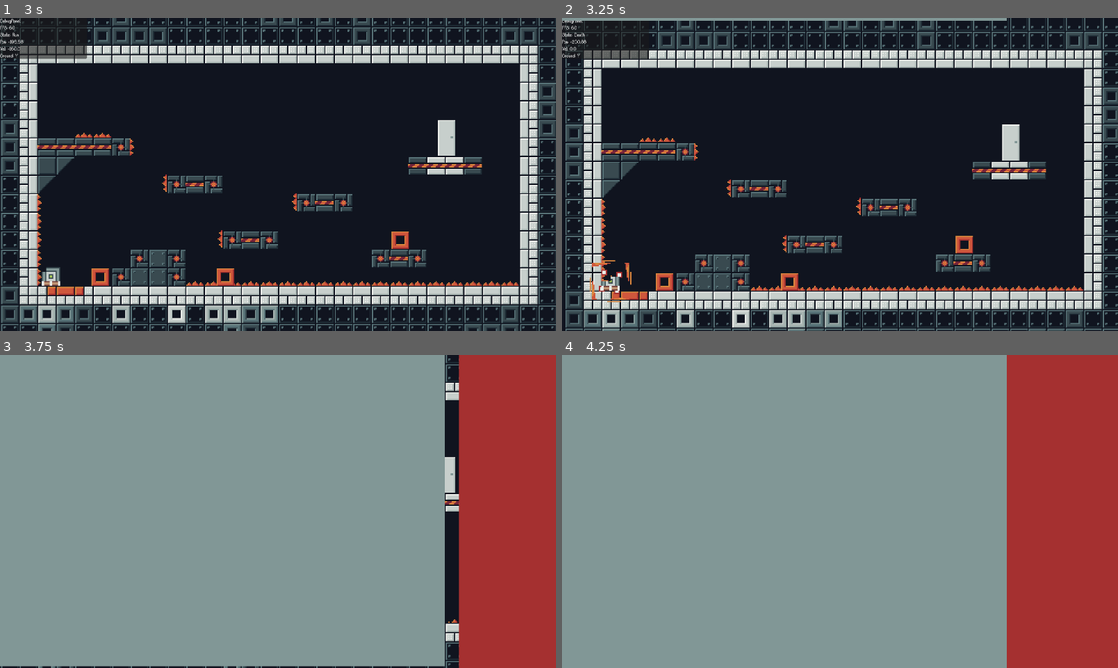
Above: before the commit, frames 1-4 (two rows, left to right).
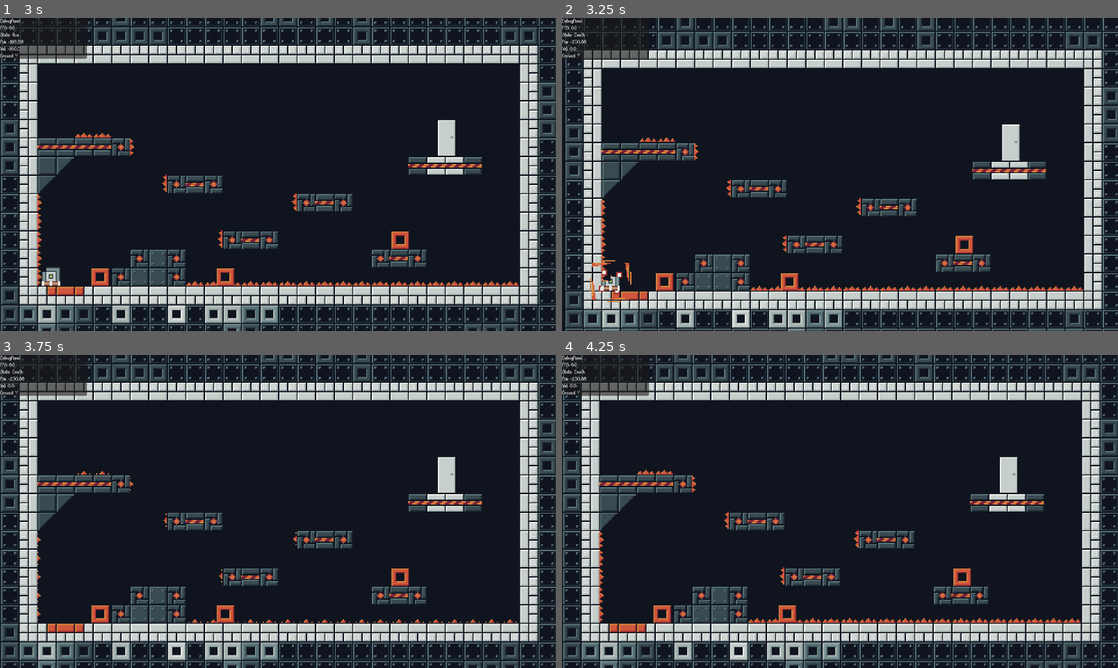
Above: after the commit, the same moments.

Repository: LeZellus/pistonprecision
Game: Godot game, scene res://scenes/worlds/MainScene.tscn
Two runs of this game, one before a commit and one after it. Both use one fixed random seed, a clock stepped at 60 frames per second and the inputs below.
Inputs:
- Up to frame 1 (3 s): click "Play" at 0.5 s; tap Enter (ui_accept) at 1.25 s; hold D (move_right) 1.28-2.78 s; tap Space (jump) at 1.52, 2.27 s; hold A (move_left) from 2.78 s (still down)
- Up to frame 2 (3.25 s): keep holding A (move_left)
- Up to frame 3 (3.75 s): release A (move_left) at 3.53 s; hold D (move_right) from 3.53 s (still down)
- Up to frame 4 (4.25 s): keep holding D (move_right); tap Space (jump) at 3.77 s

Frame 1 is identical in both runs. In frame 2, 0.7% of the frame differs, in the area x 0-80%, y 0-1%; in frame 3, 97%; in frame 4, 99%, in the area x 0-100%, y 0-100%.
Error after the commit: Invalid assignment of property or key 'visible' with value of type 'bool' on a base object of type 'null instance'. (res://scripts/managers/DeathTransitionMana…

Commit message:
transition improve

Diff:
--- a/project.godot
+++ b/project.godot
@@ -24,6 +24,7 @@
 ParticleManager="*res://scripts/managers/ParticleManager.gd"
 DebugManager="*res://scripts/managers/DebugManager.gd"
 SceneManager="*res://scripts/managers/SceneManager.gd"
+DeathTransitionManager="*res://scripts/managers/DeathTransitionManager.gd"
 
 [display]
 
--- a/scenes/ui/DeathTransitionManager.tscn
+++ b/scenes/ui/DeathTransitionManager.tscn
@@ -1,3 +1,29 @@
-[gd_scene format=3 uid="uid://dh0kjdyx1rdxi"]
+[gd_scene load_steps=3 format=3 uid="uid://dh0kjdyx1rdxi"]
+
+[ext_resource type="Texture2D" uid="uid://dinlvrewn057d" path="res://assets/sprites/transition/rock.png" id="1_uy727"]
+[ext_resource type="Texture2D" uid="uid://3qi11v6ifgy0" path="res://assets/sprites/transition/piston.png" id="2_n6i46"]
 
 [node name="CanvasLayer" type="CanvasLayer"]
+
+[node name="RockSprite" type="Sprite2D" parent="."]
+visible = false
+texture = ExtResource("1_uy727")
+
+[node name="DeathCountLabel" type="Label" parent="RockSprite"]
+anchors_preset = 8
+anchor_left = 0.5
+anchor_top = 0.5
+anchor_right = 0.5
+anchor_bottom = 0.5
+offset_left = 766.5
+offset_top = 500.5
+offset_right = 1152.5
+offset_bottom = 578.5
+grow_horizontal = 2
+grow_vertical = 2
+theme_override_font_sizes/font_size = 64
+text = "DEATHS : 1876"
+
+[node name="PistonSprite" type="Sprite2D" parent="."]
+visible = false
+texture = ExtResource("2_n6i46")
--- a/scripts/managers/DeathTransitionManager.gd
+++ b/scripts/managers/DeathTransitionManager.gd
@@ -1,9 +1,9 @@
 extends CanvasLayer
-class_name DeathTransitionManager
-
-# === SPRITES ===
-var rock_sprite: Sprite2D
-var piston_head_sprite: Sprite2D
+
+# === RÉFÉRENCES AUX SPRITES ===
+@onready var rock_sprite: Sprite2D = $RockSprite
+@onready var piston_sprite: Sprite2D = $PistonSprite
+@onready var death_count_label: Label = $RockSprite/DeathCountLabel
 
 # === ANIMATION ===
 var tween: Tween
@@ -12,38 +12,48 @@
 signal transition_middle_reached
 signal transition_complete
 
-# === CONSTANTS ===
+# === CONSTANTS CALCULÉES ===
 const SCREEN_WIDTH = 1920
 const SCREEN_HEIGHT = 1080
-const PISTON_HEAD_WIDTH = 96 * 4      # 384px - largeur de la tête rouge
-const PISTON_TOTAL_WIDTH = 270 * 4    # 1080px - largeur totale du sprite
-const PISTON_HEAD_CENTER_OFFSET = 48 * 4  # 192px - distance du bord gauche au centre de la tête
-const ROCK_SIZE = Vector2(384 * 4, 270 * 4)  # Dimensions du rocher
-const PISTON_SIZE = Vector2(270 * 4, 270 * 4)  # Dimensions du piston
+const PISTON_HEAD_WIDTH = 384        # 96 * 4
+const PISTON_TOTAL_WIDTH = 1080      # 270 * 4
+const PISTON_HEAD_CENTER_OFFSET = 192 # 48 * 4
+const ROCK_SIZE = Vector2(1536, 1080) # 384 * 4, 270 * 4
+const PISTON_SIZE = Vector2(1080, 1080) # 270 * 4, 270 * 4
 
 func _ready():
 	name = "DeathTransitionManager"
 	layer = 100  # Au-dessus de tout
-	_create_sprites()
-
-func _create_sprites():
-	"""Crée les sprites du rocher et du piston"""
-
-	# === ROCHER ===
-	rock_sprite = Sprite2D.new()
-	rock_sprite.name = "RockSprite"
-	rock_sprite.texture = load("res://assets/sprites/transition/rock.png")
+	# Attendre que les @onready soient prêts
+	call_deferred("_init_sprites")
+
+func _init_sprites():
+	"""Initialise les sprites (vérifications et positions initiales)"""
+	# Vérifications de sécurité
+	if not rock_sprite:
+		push_error("RockSprite non trouvé!")
+		return
+	if not piston_sprite:
+		push_error("PistonSprite non trouvé!")
+		return
+	if not death_count_label:
+		push_error("DeathCountLabel non trouvé dans RockSprite!")
+		# Continue même sans le label
+
+	# Position initiale du rocher (hors écran en haut)
 	rock_sprite.position = Vector2(ROCK_SIZE.x / 2, -ROCK_SIZE.y / 2)
 	rock_sprite.visible = false
-	add_child(rock_sprite)
-
-	# === TÊTE DU PISTON ===
-	piston_head_sprite = Sprite2D.new()
-	piston_head_sprite.name = "PistonHeadSprite"
-	piston_head_sprite.texture = load("res://assets/sprites/transition/piston.png")
-	piston_head_sprite.position = Vector2(SCREEN_WIDTH + PISTON_SIZE.x / 2, SCREEN_HEIGHT / 2)
-	piston_head_sprite.visible = false
-	add_child(piston_head_sprite)
+
+	# Position initiale du piston (hors écran à droite)
+	piston_sprite.position = Vector2(SCREEN_WIDTH + PISTON_TOTAL_WIDTH, SCREEN_HEIGHT / 2)
+	piston_sprite.visible = false
+
+	# Initialiser le label si il existe
+	if death_count_label:
+		death_count_label.visible = false
+		print("✅ DeathCountLabel trouvé et initialisé")
+
+	print("✅ Sprites initialisés avec succès")
 
 func start_death_transition(duration: float = 3.0, _delay_before_fade: float = 0.0):
 	"""Lance la transition créative avec piston"""
@@ -52,6 +62,9 @@
 
 	print("🎬 Début de la transition créative")
 
+	# Mettre à jour le compteur AVANT de commencer l'animation
+	_update_death_count()
+
 	# Phase 1: Chute du rocher ET arrivée du piston
 	_phase_1_rock_falls_and_piston_arrives()
 
@@ -62,6 +75,20 @@
 	# Phase 3 après la frappe (après 2.3s total)
 	await get_tree().create_timer(0.8).timeout
 	_phase_3_cleanup()
+
+func _update_death_count():
+	"""Met à jour l'affichage du compteur de morts"""
+	if not death_count_label:
+		print("⚠️ DeathCountLabel non trouvé!")
+		return
+
+	var game_manager = get_node_or_null("/root/GameManager")
+	if game_manager and "death_count" in game_manager:
+		death_count_label.text = str(game_manager.death_count)
+		print("💀 Compteur mis à jour: ", game_manager.death_count)
+	else:
+		death_count_label.text = "42"  # Placeholder
+		print("💀 Placeholder utilisé: 42")
 
 func _phase_1_rock_falls_and_piston_arrives():
 	"""Phase 1: Le rocher tombe ET le piston arrive en slide"""
@@ -72,6 +99,10 @@
 	rock_sprite.position.x = ROCK_SIZE.x / 2  # Centré horizontalement
 	rock_sprite.position.y = -ROCK_SIZE.y / 2  # Hors écran en haut
 
+	# === AFFICHAGE DU COMPTEUR (suit automatiquement le rocher) ===
+	if death_count_label:
+		death_count_label.visible = true
+
 	# Animation de chute avec rebond
 	var fall_tween = create_tween()
 	var final_y = SCREEN_HEIGHT / 2  # Centre vertical
@@ -111,24 +142,18 @@
 	print("🎬 Début du slide du piston")
 
 	# === CALCUL DE LA POSITION FINALE ===
-	var rock_right_edge = (ROCK_SIZE.x / 2) + (ROCK_SIZE.x / 2)  # = 1536px
+	var rock_right_edge = ROCK_SIZE.x  # 1536px
 	var head_center_x = rock_right_edge + (PISTON_HEAD_WIDTH / 2)  # 1536 + 192 = 1728px
 	var sprite_center_offset = (PISTON_TOTAL_WIDTH / 2) - PISTON_HEAD_CENTER_OFFSET  # 540 - 192 = 348px
 	var final_piston_x = head_center_x + sprite_center_offset  # 1728 + 348 = 2076px
 
-	# === POSITION DE DÉPART (HORS ÉCRAN À DROITE) ===
-	piston_head_sprite.visible = true
-	piston_head_sprite.position.x = SCREEN_WIDTH + PISTON_TOTAL_WIDTH  # Complètement hors écran
-	piston_head_sprite.position.y = SCREEN_HEIGHT / 2
-
-	print("Position départ piston: ", piston_head_sprite.position.x)
-	print("Position finale piston: ", final_piston_x)
-
-	# === ANIMATION DE SLIDE SIMPLE ===
+	# === ANIMATION DE SLIDE ===
+	piston_sprite.visible = true
+
 	var slide_tween = create_tween()
-	slide_tween.tween_property(piston_head_sprite, "position:x", final_piston_x, 0.8)\
+	slide_tween.tween_property(piston_sprite, "position:x", final_piston_x, 0.8)\
 		.set_ease(Tween.EASE_OUT)\
-		.set_trans(Tween.TRANS_QUART)  # Slide simple et propre
+		.set_trans(Tween.TRANS_QUART)
 
 	# Son de glissement
 	slide_tween.tween_callback(func():
@@ -145,17 +170,17 @@
 
 	var strike_tween = create_tween()
 
-	var head_start_x = piston_head_sprite.position.x
+	var head_start_x = piston_sprite.position.x
 	var recoil_distance = 80  # Distance de recul avant frappe
 	var strike_position = head_start_x - 40  # Position de frappe
 
 	# ÉTAPE 1: Recul pour prendre de l'élan (0.2s)
-	strike_tween.tween_property(piston_head_sprite, "position:x", head_start_x + recoil_distance, 0.2)\
+	strike_tween.tween_property(piston_sprite, "position:x", head_start_x + recoil_distance, 0.2)\
 		.set_ease(Tween.EASE_OUT)\
 		.set_trans(Tween.TRANS_BACK)
 
 	# ÉTAPE 2: Frappe rapide et puissante (0.08s)
-	strike_tween.tween_property(piston_head_sprite, "position:x", strike_position, 0.08)\
+	strike_tween.tween_property(piston_sprite, "position:x", strike_position, 0.08)\
 		.set_ease(Tween.EASE_IN)\
 		.set_trans(Tween.TRANS_QUART)
 
@@ -168,12 +193,12 @@
 	)
 
 	# ÉTAPE 3: Rétraction rapide du piston (0.4s)
-	strike_tween.tween_property(piston_head_sprite, "position:x", SCREEN_WIDTH + PISTON_SIZE.x, 0.4)\
+	strike_tween.tween_property(piston_sprite, "position:x", SCREEN_WIDTH + PISTON_SIZE.x, 0.4)\
 		.set_ease(Tween.EASE_IN)\
 		.set_trans(Tween.TRANS_QUART)
 
 func _animate_rock_exit():
-	"""Animation séparée pour la sortie du rocher"""
+	"""Animation séparée pour la sortie du rocher (le label suit automatiquement)"""
 	var rock_tween = create_tween()
 	rock_tween.tween_property(rock_sprite, "position:x", -ROCK_SIZE.x, 0.5)\
 		.set_ease(Tween.EASE_IN)\
@@ -201,7 +226,9 @@
 func _hide_all_sprites():
 	"""Cache tous les sprites"""
 	rock_sprite.visible = false
-	piston_head_sprite.visible = false
+	piston_sprite.visible = false
+	if death_count_label:
+		death_count_label.visible = false
 
 # === MÉTHODES DE COMPATIBILITY ===
 func instant_black():
--- a/scripts/managers/GameManager.gd
+++ b/scripts/managers/GameManager.gd
@@ -29,9 +29,6 @@
 	process_mode = Node.PROCESS_MODE_ALWAYS
 	load_game_data()
 	print("GameManager initialisé - État: ", GameState.keys()[current_state])
-
-	var transition_manager = preload("res://scenes/ui/DeathTransitionManager.tscn").instantiate()
-	add_child(transition_manager)
 
 func _process(delta):
 	if current_state == GameState.PLAYING:
--- a/scripts/player/states/DeathState.gd
+++ b/scripts/player/states/DeathState.gd
@@ -40,22 +40,8 @@
 	_play_death_effects()
 
 func _get_transition_manager() -> DeathTransitionManager:
-	"""Trouve ou crée le gestionnaire de transition"""
-	# Chercher dans les autoloads/singletons
-	var manager = get_node_or_null("/root/DeathTransitionManager")
-	if manager:
-		return manager
-
-	# Chercher dans la scène actuelle
-	manager = get_tree().get_first_node_in_group("death_transition")
-	if manager:
-		return manager
-
-	# Créer un manager temporaire si aucun n'existe
-	manager = preload("res://scripts/managers/DeathTransitionManager.gd").new()
-	get_tree().current_scene.add_child(manager)
-	manager.add_to_group("death_transition")
-	return manager
+	 # Retourne le DeathTransitionManager
+	return DeathTransitionManager
 
 func process_physics(_delta: float) -> State:
 	# Pas de mouvement pendant la mort
